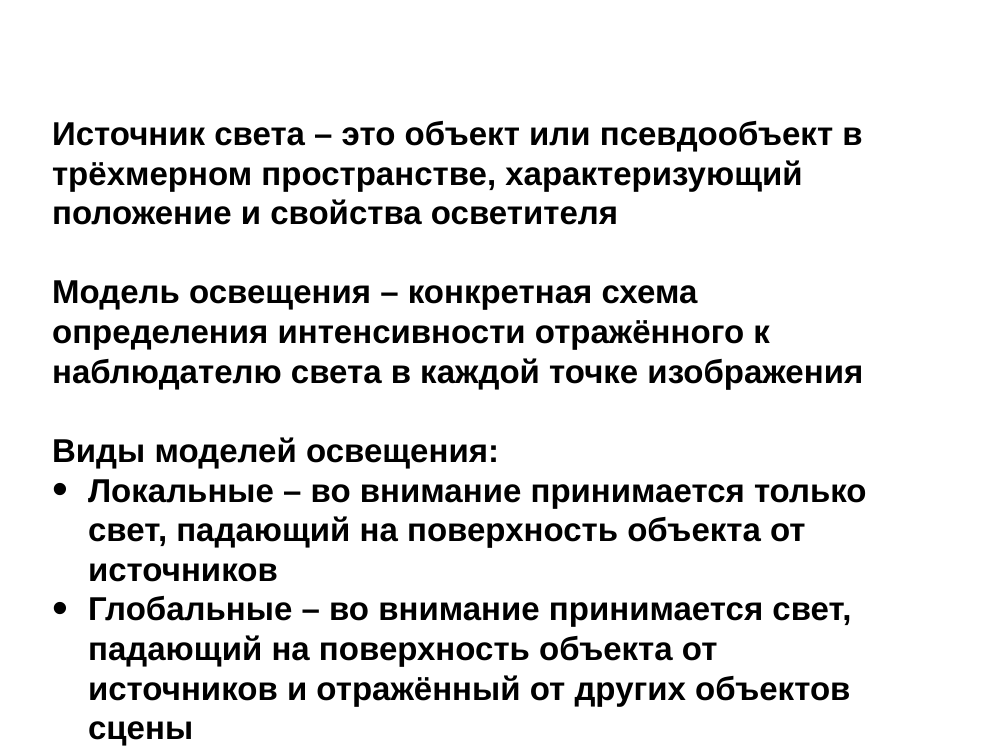
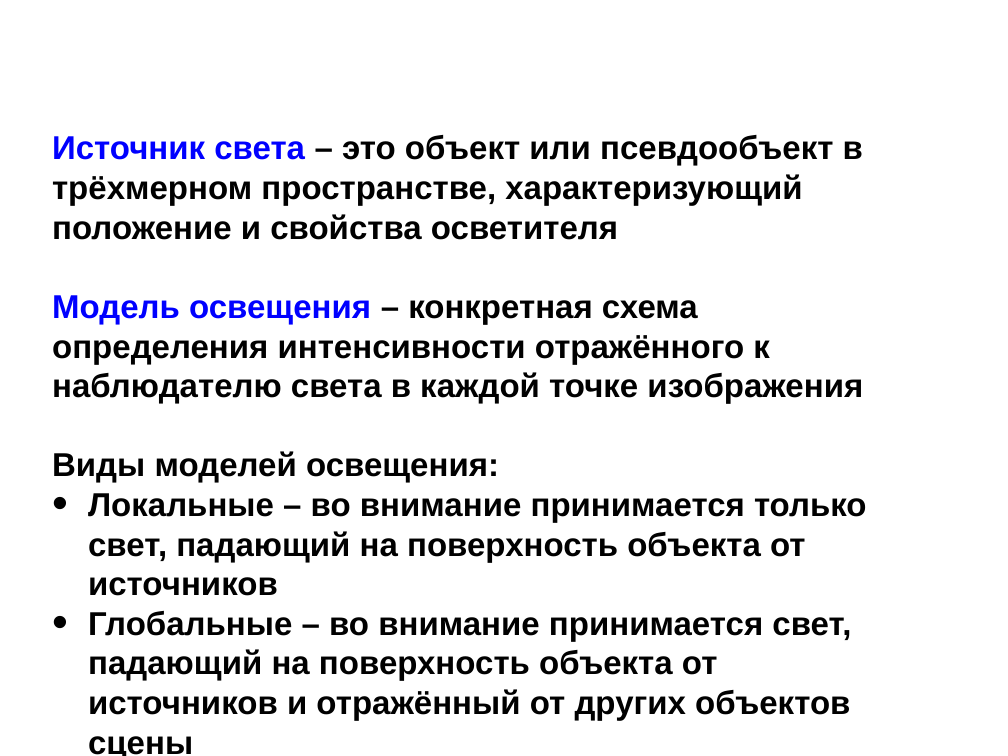
Before and after one commit to icosaeder/cg-lect, a slide deck: slide 2 of Лекции/Лекция 4/Лекция 4.odp. Drawn at 1008x756 pixels with LibreOffice and Linux fonts; fonts in the diff are those of the drawing; background and template pictures are left out. Boxes give left, top, right and bottom in pixels: in the first picture for what was removed or moved away, otherwise in the second. Text is boxed around its words. In the diff, an @@ line names an element or a change of style, - is before the commit and + after.

```diff
--- a/Лекции/Лекция 4/Лекция 4.odp
+++ b/Лекции/Лекция 4/Лекция 4.odp
@@ text "Источник света – это объект ...": place and size @@
-text "Источник света – это объект ..." at [52, 121, 867, 706]
+text "Источник света – это объект ..." at [52, 135, 867, 721]
@@ text at [52, 135, 863, 404]: text colour #000000 to #0000FF in "Источник света", "Модель освещения" @@
```
Also in this commit, not shown: 4 other slides changed, 1 slide added, 1 slide removed, 45 other files.
